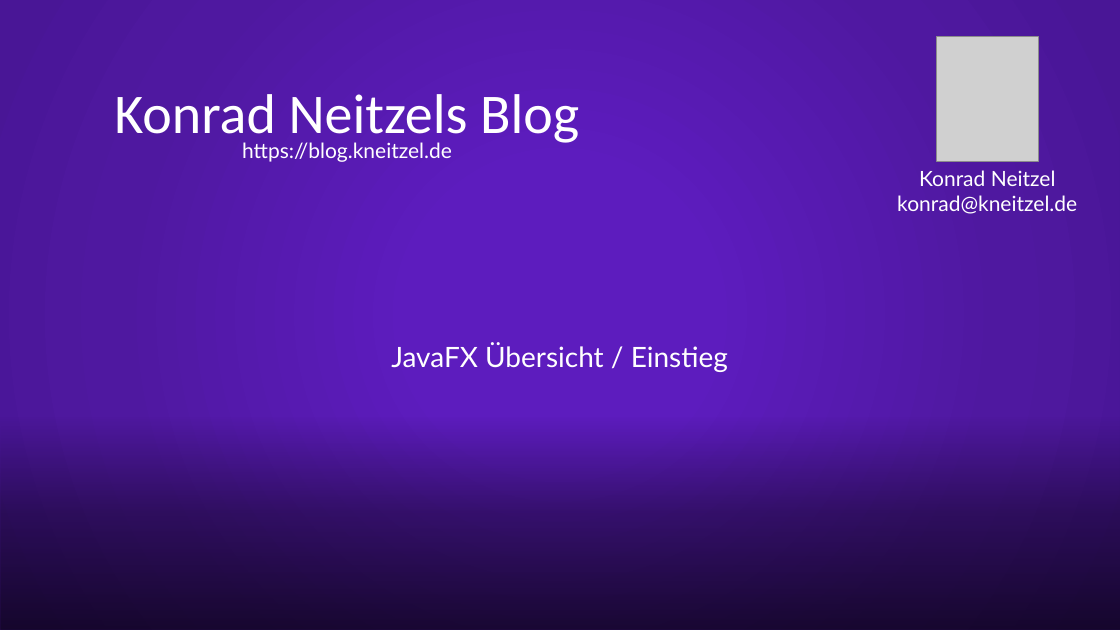
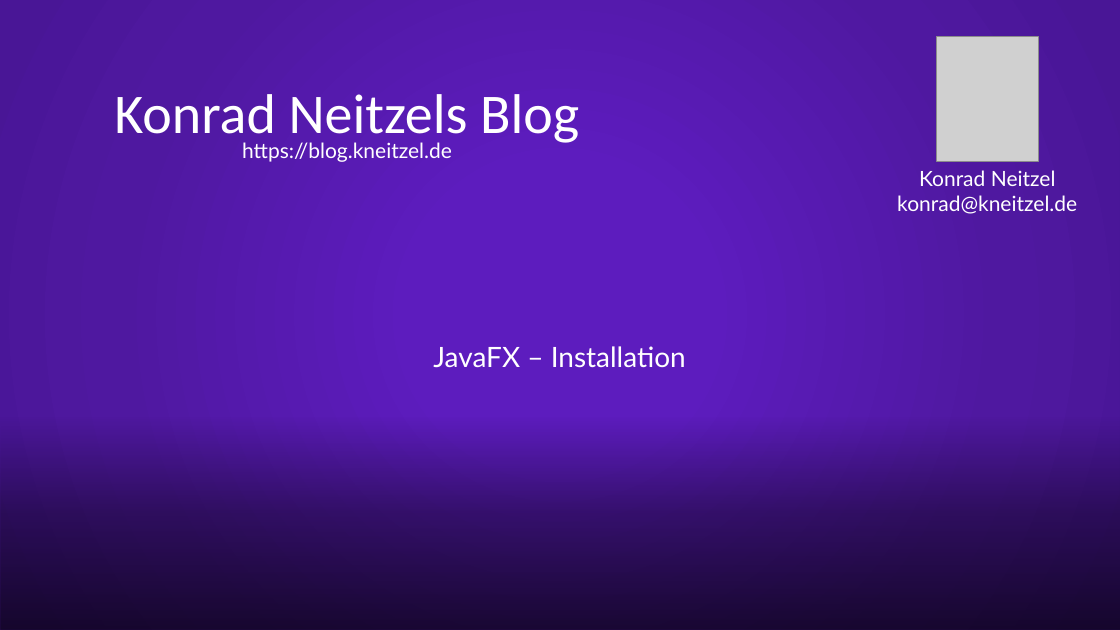
Before and after one commit to kneitzel/blog-javafx-series, a slide deck: slide 1 of Documentation/YouTube/JavaFX 02 Start-Präsentation.pptx. Drawn at 1120x630 pixels with LibreOffice and Linux fonts; fonts in the diff are those of the drawing; grey boxes stand for pictures. Boxes give left, top, right and bottom in pixels: in the first picture for what was removed or moved away, otherwise in the second. Text is boxed around its words. In the diff, an @@ line names an element or a change of style, - is before the commit and + after.

```diff
--- a/Documentation/YouTube/JavaFX 02 Start-Präsentation.pptx
+++ b/Documentation/YouTube/JavaFX 02 Start-Präsentation.pptx
@@ subtitle at (433,346,686,368): text changed @@
-JavaFX Übersicht / Einstieg
+JavaFX – Installation
```
Also in this commit, not shown: 1 other slide changed, 2 other files.
